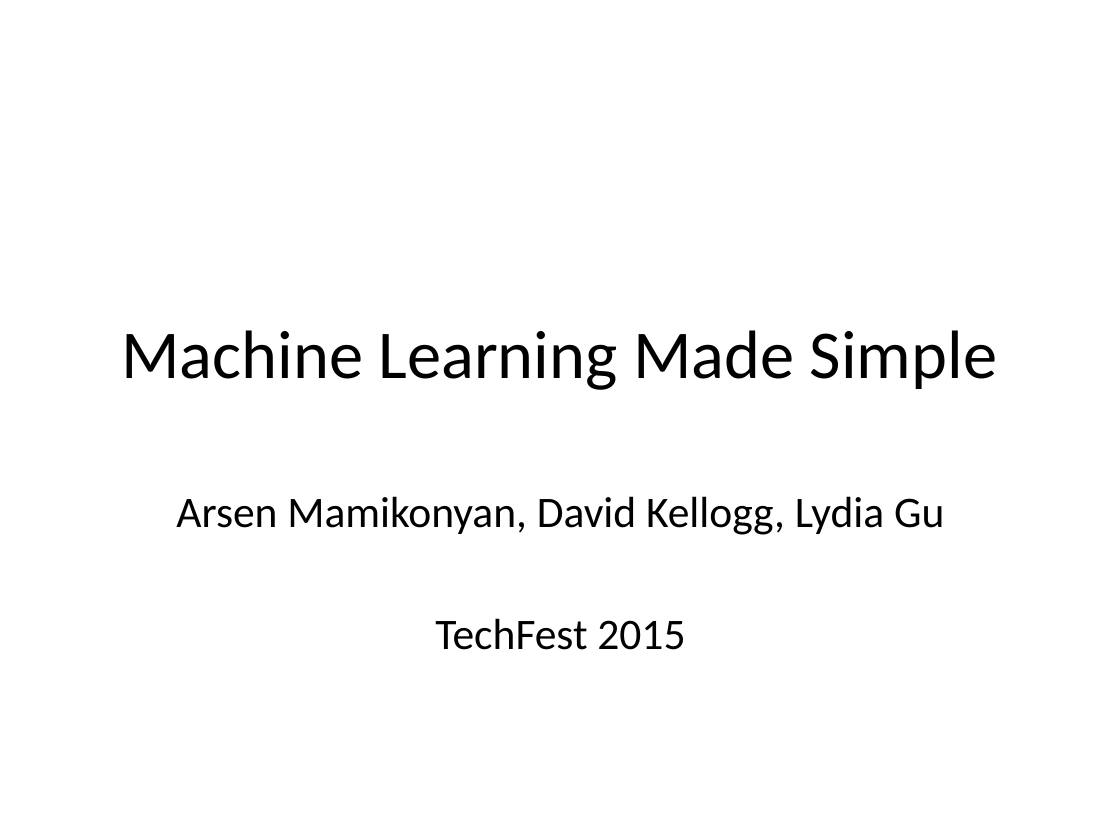
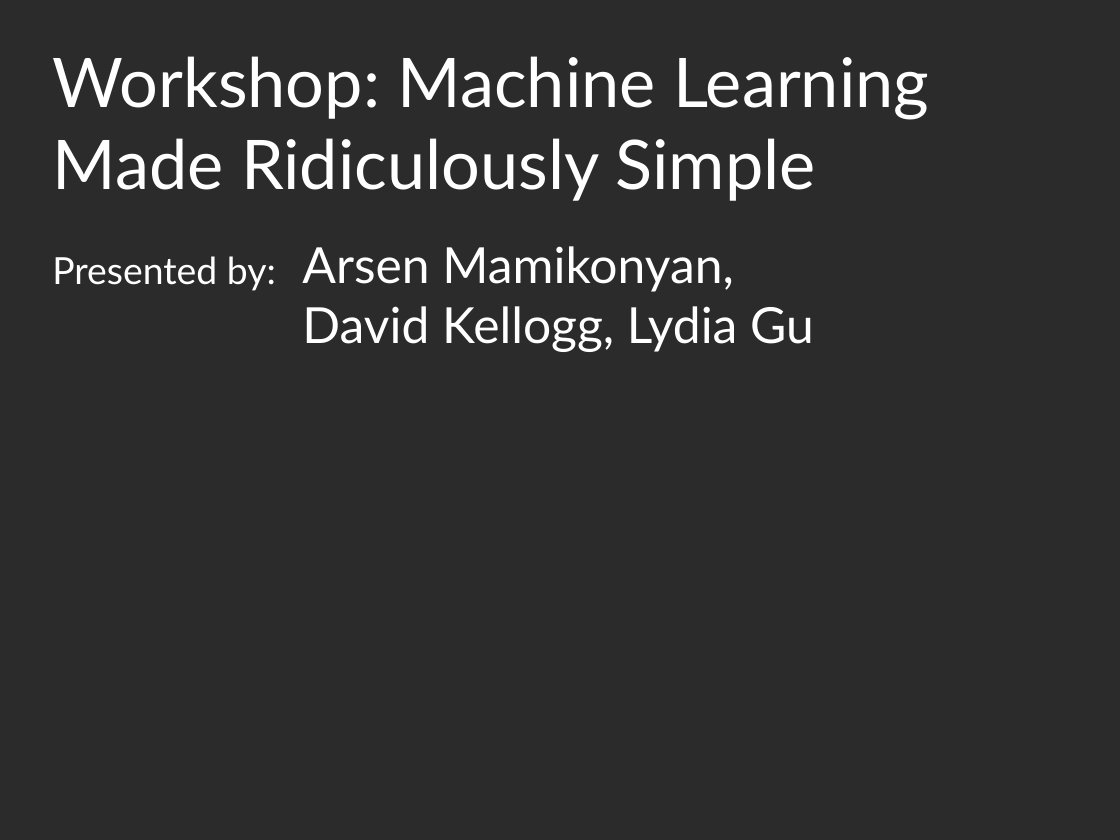
Before and after one commit to aloksharma1993/techfest-ml-tutorial, a slide deck: slide 1 of Techfest_ML.pptx. Drawn at 1120x840 pixels with LibreOffice and Linux fonts; fonts in the diff are those of the drawing; background and template pictures are left out; a plain dark background stands for a picture behind light text. Boxes give left, top, right and bottom in pixels: in the first picture for what was removed or moved away, otherwise in the second. Text is boxed around its words. In the diff, an @@ line names an element or a change of style, - is before the commit and + after.

```diff
--- a/Techfest_ML.pptx
+++ b/Techfest_ML.pptx
@@ background #FFFFFF to picture (left out) @@
@@ title at [53,56,929,201]: text changed; font Calibri to Lato; text colour #000000 to #FFFFFF @@
-Machine Learning Made Simple
+Workshop: Machine Learning Made Ridiculously Simple
@@ text "Arsen Mamikonyan," at [302,246,814,352]: vertical alignment top to bottom @@
@@ text added at [52,256,276,291], 24 pt, text #FFFFFF @@
+Presented by:
@@ text at [302,246,814,352]: text changed; size 28 to 32 pt; font Calibri to Lato; text colour #000000 to #FFFFFF @@
-Arsen Mamikonyan, David Kellogg, Lydia Gu
-TechFest 2015
+Arsen Mamikonyan,
+David Kellogg, Lydia Gu
```
Also in this commit, not shown: 2 other slides changed, 2 slides added.
